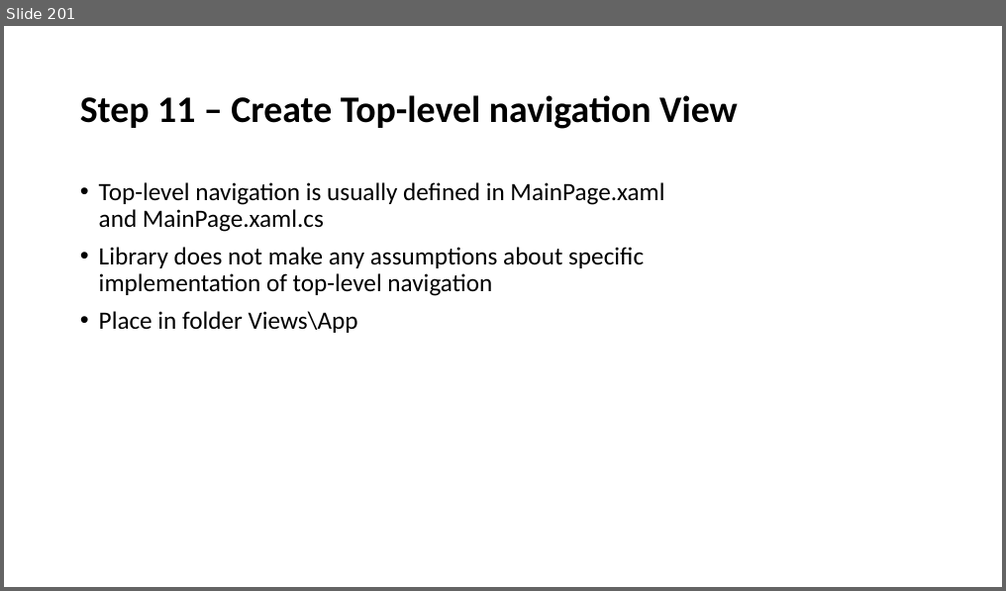
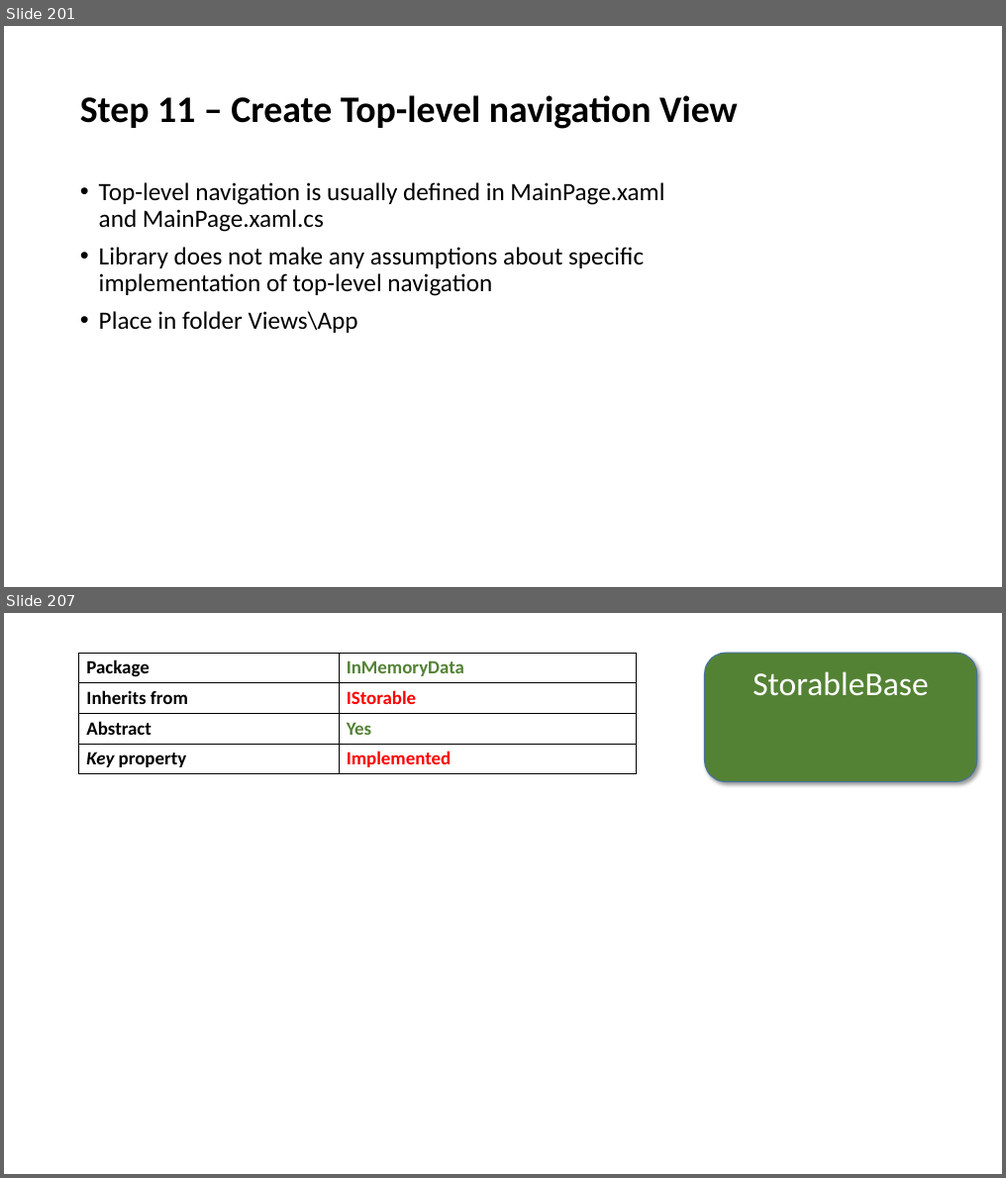
Before and after one commit to perl-easj/Teaching-materials, a slide deck: MVVMStarterDocumentation/MVVMStarter Class Library.pptx. Shown one above the other, each under a label of ours: slide 201 before the commit, slides 201 and 207 after it; the slides between them are not shown. The pictures are 1006x591 and 1006x1178 pixels, drawn with LibreOffice and Linux fonts; fonts in the diff are those of the drawing. Boxes give left, top, right and bottom in pixels: in the first picture for what was removed or moved away, otherwise in the second. Text is boxed around its words. In the diff, an @@ line names an element or a change of style, - is before the commit and + after.

```diff
--- a/MVVMStarterDocumentation/MVVMStarter Class Library.pptx
+++ b/MVVMStarterDocumentation/MVVMStarter Class Library.pptx
@@ slide 207 added at box(4, 613, 1002, 1174), background #FFFFFF @@
@@ table added at box(79, 653, 636, 774), 4 rows, 2 columns @@
+Package | InMemoryData
+Inherits from | IStorable
+Abstract | Yes
+Key property | Implemented
@@ rounded rectangle added at box(705, 653, 977, 782), fill #548235, outline #43739E 1 pt, 32 pt, text #FFFFFF @@
+StorableBase
```
Also in this commit, not shown: 1 slide changed, 23 other slides added, 1 other file.
